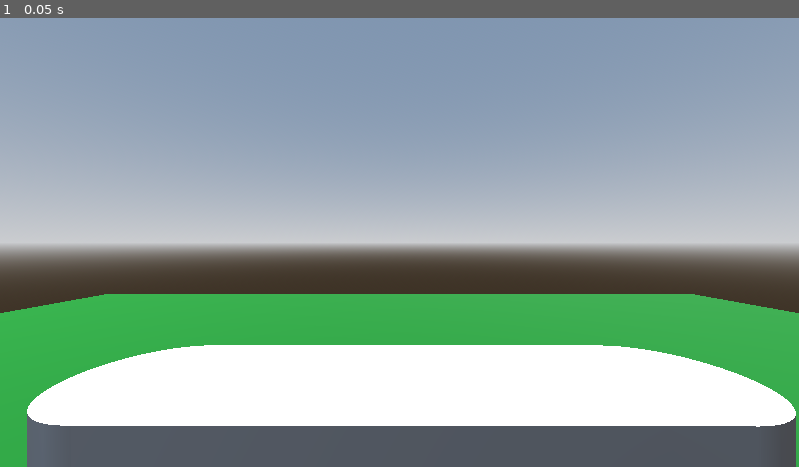
Above: before the commit, frame 1.
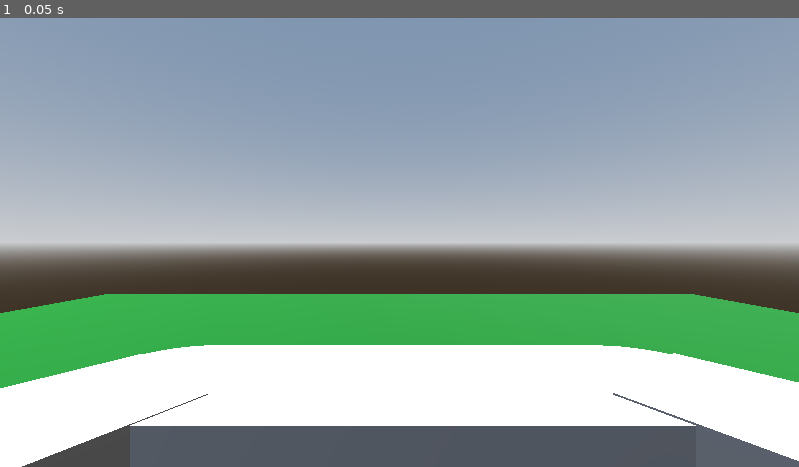
Above: after the commit, the same moment.

Repository: AlexPrada05/ProyectoFinalVR_v2
Game: Godot game, scene res://main.tscn
The game is run twice, just before and just after one commit, with the same random seed, the same clock (stepped at 60 frames per second) and the same inputs.
Inputs:
- Up to frame 1 (0.05 s): no input

The runs differ from the first frame. In frame 1, 3.0% of the frame differs, in the area x 0-100%, y 74-100%.

Commit message:
mesa central

Diff:
--- a/main.tscn
+++ b/main.tscn
@@ -106,11 +106,11 @@
 mesh = SubResource("BoxMesh_lquwl")
 
 [node name="MesaIzq" type="MeshInstance3D" parent="Ground"]
-transform = Transform3D(-0.55339164, 0, -0.8329212, 0, 1, 0, 0.8329212, 0, -0.55339164, -2.2482555, 0, -0.5581879)
+transform = Transform3D(-0.55339164, 0, -0.8329212, 0, 1, 0, 0.8329212, 0, -0.55339164, -2.2482555, 0.5088072, -0.5581879)
 mesh = SubResource("BoxMesh_7mycd")
 
 [node name="MesaDer" type="MeshInstance3D" parent="Ground"]
-transform = Transform3D(-0.55339164, 0, 0.8329212, 0, 1, 0, -0.8329212, 0, -0.55339164, 2.3645458, 0, -0.5581876)
+transform = Transform3D(-0.55339164, 0, 0.8329212, 0, 1, 0, -0.8329212, 0, -0.55339164, 2.3645458, 0.51318514, -0.5581876)
 mesh = SubResource("BoxMesh_272bh")
 
 [node name="StartXR" parent="." instance=ExtResource("3_h2yge")]
